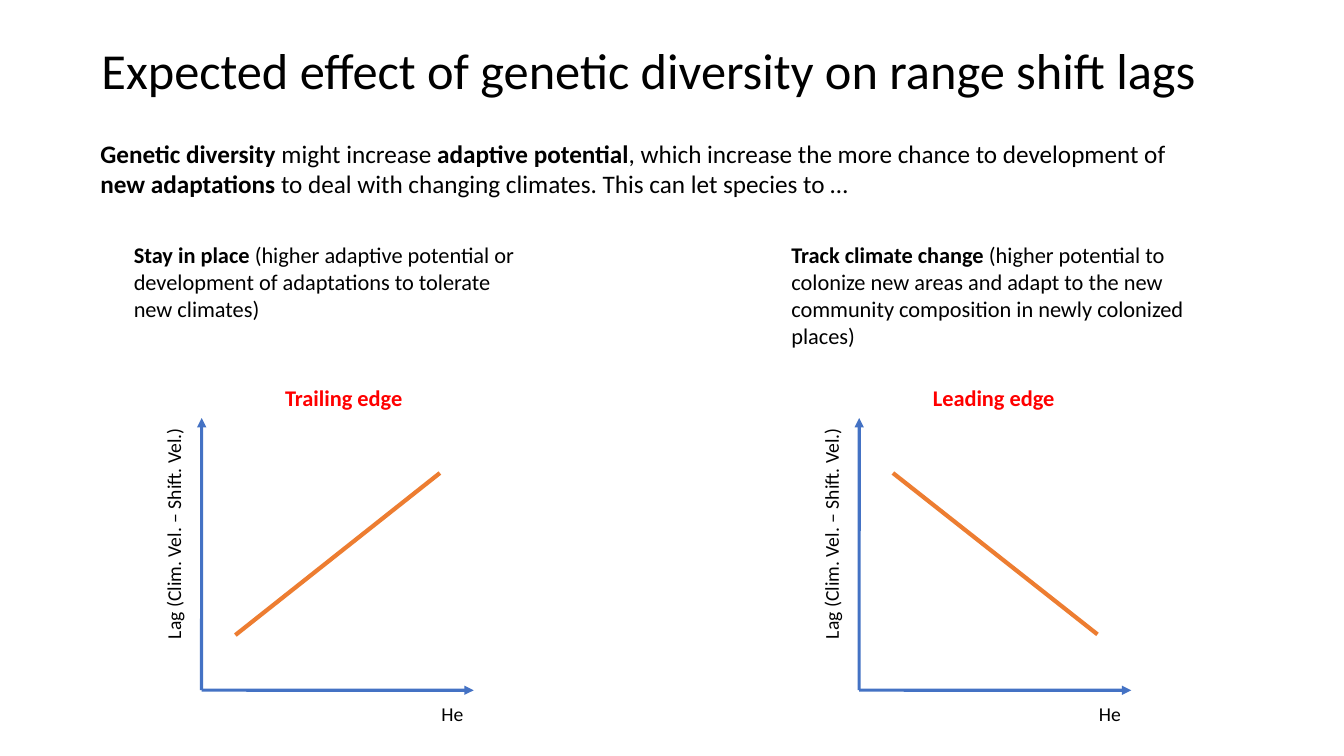
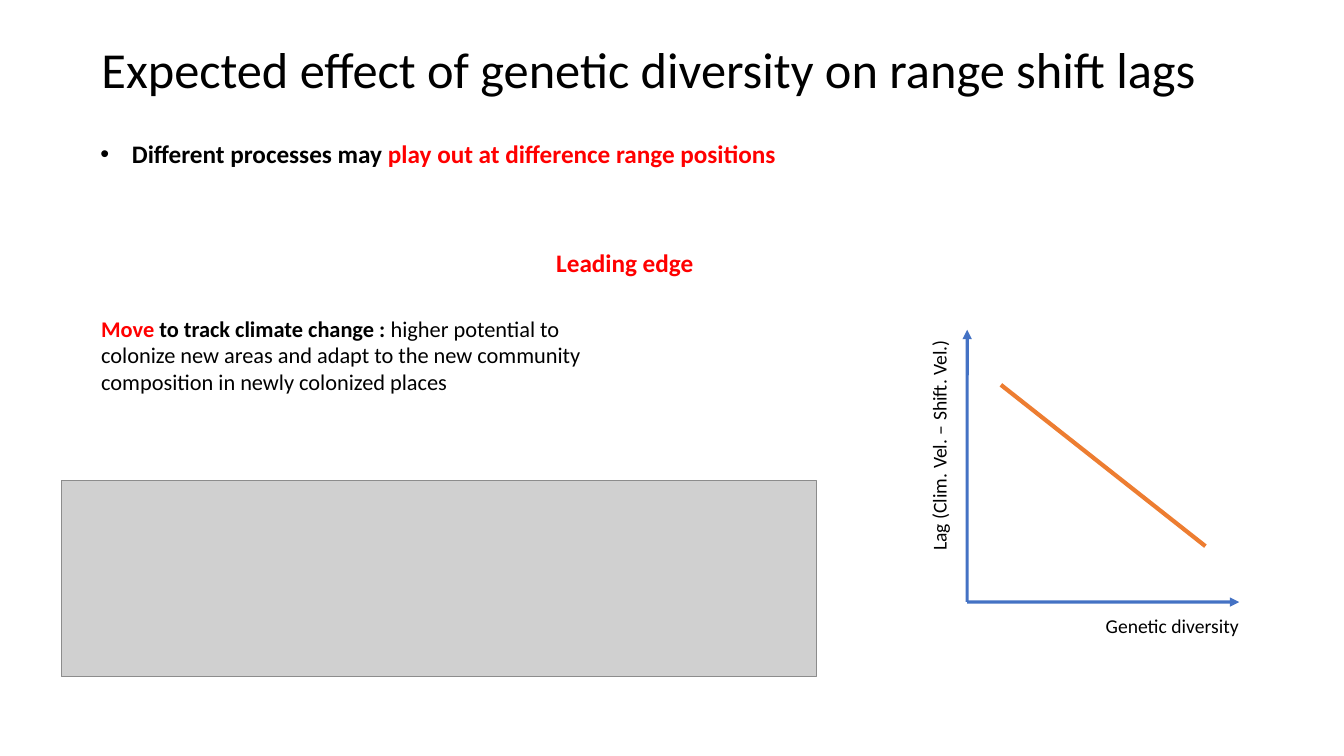
Before and after one commit to Bioshifts/genetic_diversity_range_shifts, a slide deck: slide 5 of Velocity_vs_rangeshift.ppt (slide 2 before the commit). Drawn at 1344x756 pixels with LibreOffice and Linux fonts; fonts in the diff are those of the drawing; grey boxes stand for pictures. Boxes give left, top, right and bottom in pixels: in the first picture for what was removed or moved away, otherwise in the second. Text is boxed around its words. In the diff, an @@ line names an element or a change of style, - is before the commit and + after.

```diff
--- a/Velocity_vs_rangeshift.ppt
+++ b/Velocity_vs_rangeshift.ppt
@@ text removed at (100,145,1165,198) @@
-Genetic diversity might increase adaptive potential, which increase the more chance to development of new adaptations to deal with changing climates. This can let species to …
@@ text added at (132,145,775,168), 18 pt, text #FF0000, bold @@
+• Different processes may play out at difference range positions
@@ text removed at (134,247,514,320) @@
-Stay in place (higher adaptive potential or development of adaptations to tolerate new climates)
@@ text "Leading edge": place and size @@
-text "Leading edge" at (933,390,1055,410)
+text "Leading edge" at (556,254,694,277)
@@ text "Leading edge" at (556,254,694,277): size 16 to 18 pt @@
@@ text at (101,321,580,394): text changed @@
-Track climate change (higher potential to colonize new areas and adapt to the new community composition in newly colonized places)
+Move to track climate change : higher potential to colonize new areas and adapt to the new community composition in newly colonized places
@@ arrow moved from (858, 690) - (859, 418) to (967, 601) - (967, 329) @@
@@ text "Lag (Clim. Vel. – Shift. ...": place and size @@
-text "Lag (Clim. Vel. – Shift. ..." at (820,431,844,638)
+text "Lag (Clim. Vel. – Shift. ..." at (928,343,952,549)
@@ line moved from (893, 473) - (1097, 634) to (1000, 385) - (1205, 546) @@
@@ arrow removed from (201, 690) to (201, 418) @@
@@ text removed at (285,390,402,410) @@
-Trailing edge
@@ text removed at (163,431,187,638) @@
-Lag (Clim. Vel. – Shift. Vel.)
@@ line removed from (236, 635) to (439, 473) @@
@@ picture added at (61,481,816,677) @@
@@ arrow moved from (858, 690) - (1130, 690) to (967, 601) - (1239, 601) @@
@@ text added at (1106,619,1238,636), 14 pt, text #000000 @@
+Genetic diversity
@@ arrow removed from (201, 690) to (474, 690) @@
@@ text removed at (441,708,463,721) @@
-He
@@ text removed at (1099,708,1121,721) @@
-He
```
Also in this commit, not shown: 14 other slides changed, 32 slides added, 10 slides removed, 2 other files.
